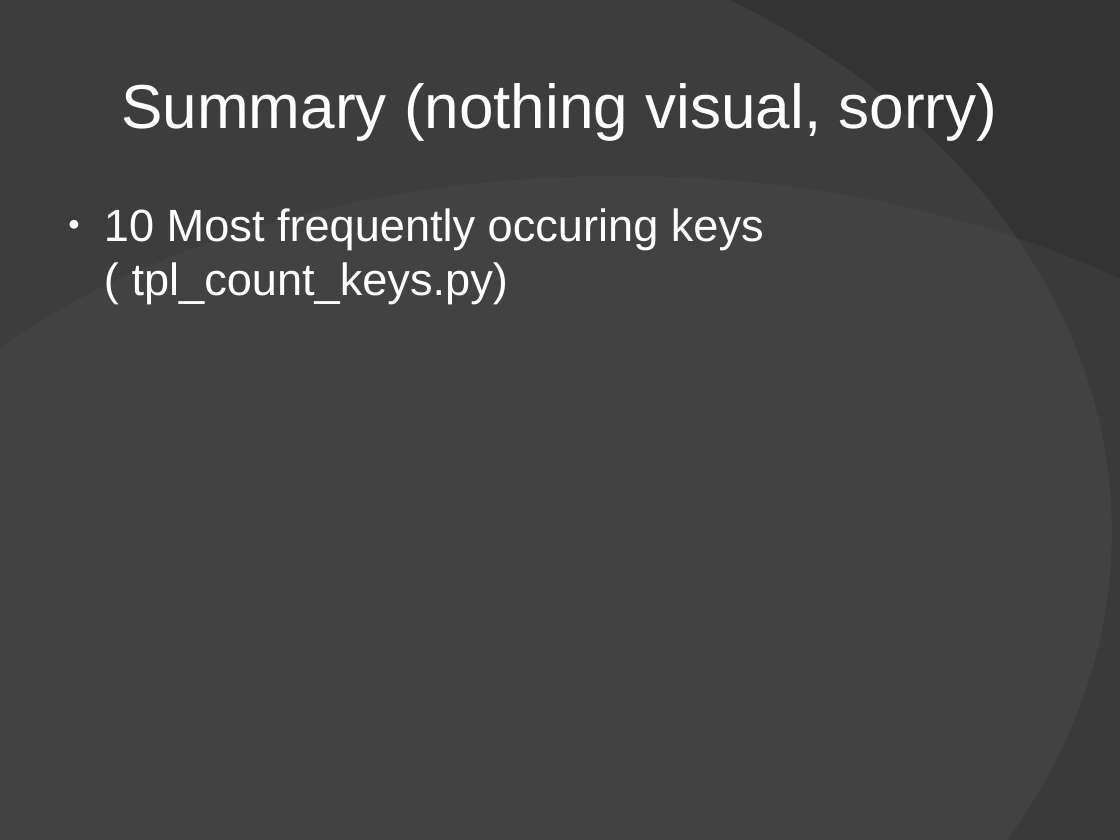
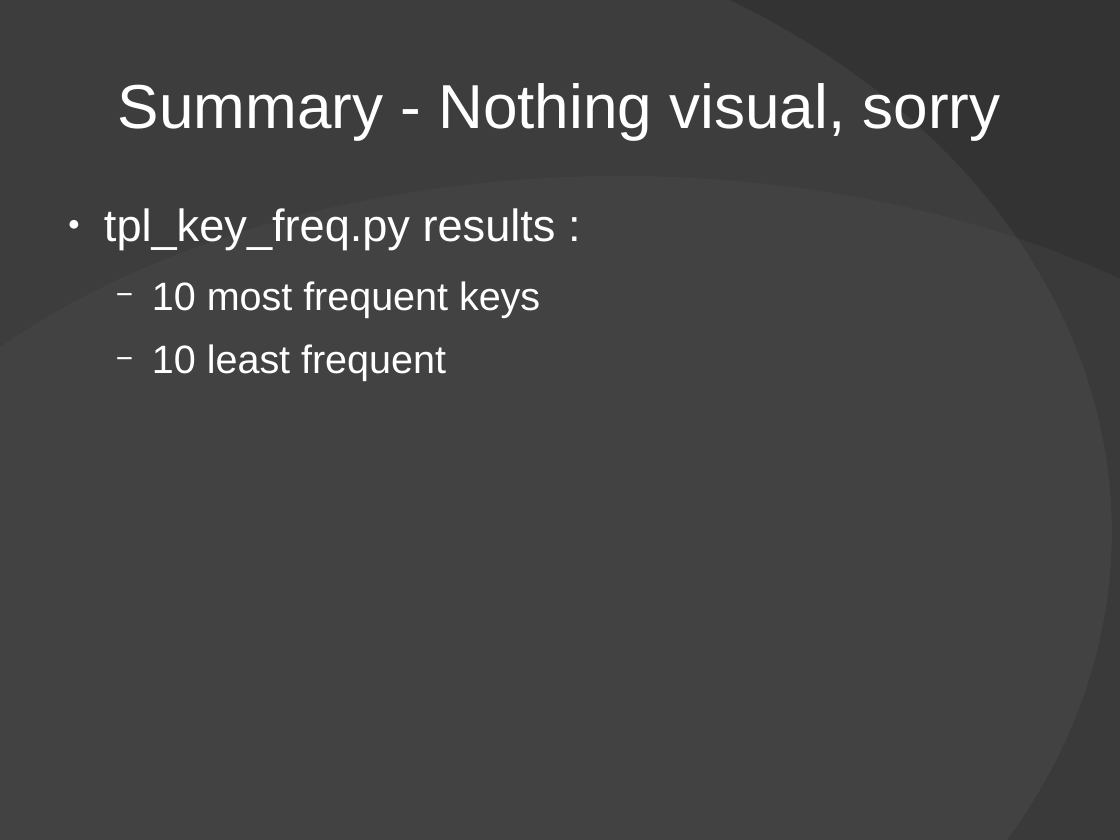
Before and after one commit to avolkov/tpl-hackathon-xml2json, a slide deck: slide 8 of documentation/TPL_Hackathon_presentation.odp. Drawn at 1120x840 pixels with LibreOffice and Linux fonts; fonts in the diff are those of the drawing; background and template pictures are left out. Boxes give left, top, right and bottom in pixels: in the first picture for what was removed or moved away, otherwise in the second. Text is boxed around its words. In the diff, an @@ line names an element or a change of style, - is before the commit and + after.

Commit message:
Counting keys for presentation.

```diff
--- a/documentation/TPL_Hackathon_presentation.odp
+++ b/documentation/TPL_Hackathon_presentation.odp
@@ title at (118,83,1001,139): text changed @@
-Summary (nothing visual, sorry)
+Summary - Nothing visual, sorry
@@ text at (104,208,556,381): text changed; size 32 to 28 pt @@
-● 10 Most frequently occuring keys ( tpl_count_keys.py)
+● tpl_key_freq.py results :
+  − 10 most frequent keys
+  − 10 least frequent
```
Also in this commit, not shown: 1 other slide changed, 2 slides added, 1 other file.
